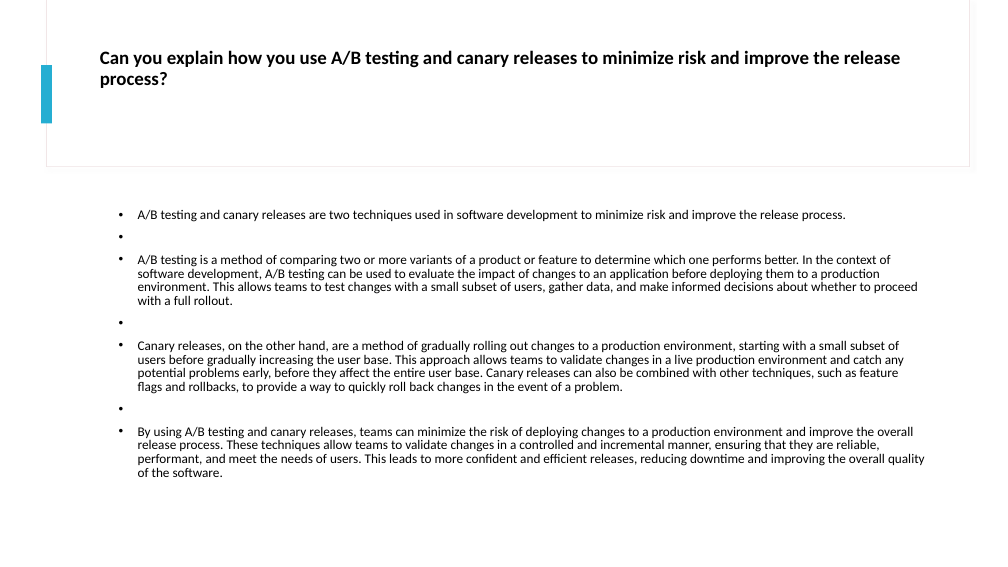
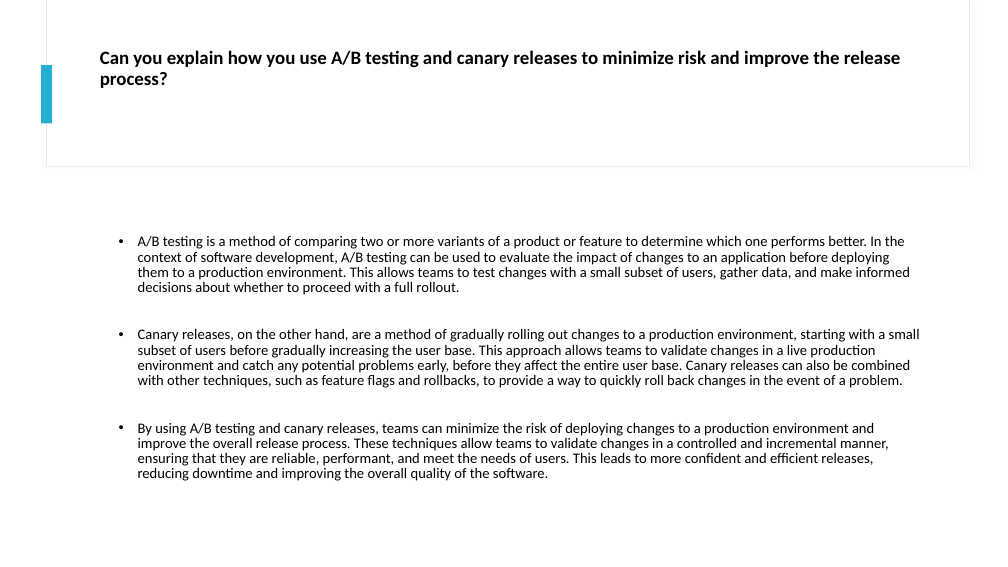
Before and after one commit to MasumMazid/Presentation_Ally_CI_CD, a slide deck: slide 13 of CI.CD.pptx. Drawn at 1008x567 pixels with LibreOffice and Linux fonts; fonts in the diff are those of the drawing. Boxes give left, top, right and bottom in pixels: in the first picture for what was removed or moved away, otherwise in the second. Text is boxed around its words. In the diff, an @@ line names an element or a change of style, - is before the commit and + after.

```diff
--- a/CI.CD.pptx
+++ b/CI.CD.pptx
@@ text "A/B testing is a method ..." at bbox=[138, 236, 920, 481]: size 12.6 to 13.9 pt @@
@@ text at bbox=[138, 209, 846, 222]: paragraph removed @@
-• A/B testing and canary releases are two techniques used in software development to minimize risk and improve the release process.
```
Also in this commit, not shown: 6 other slides changed.
